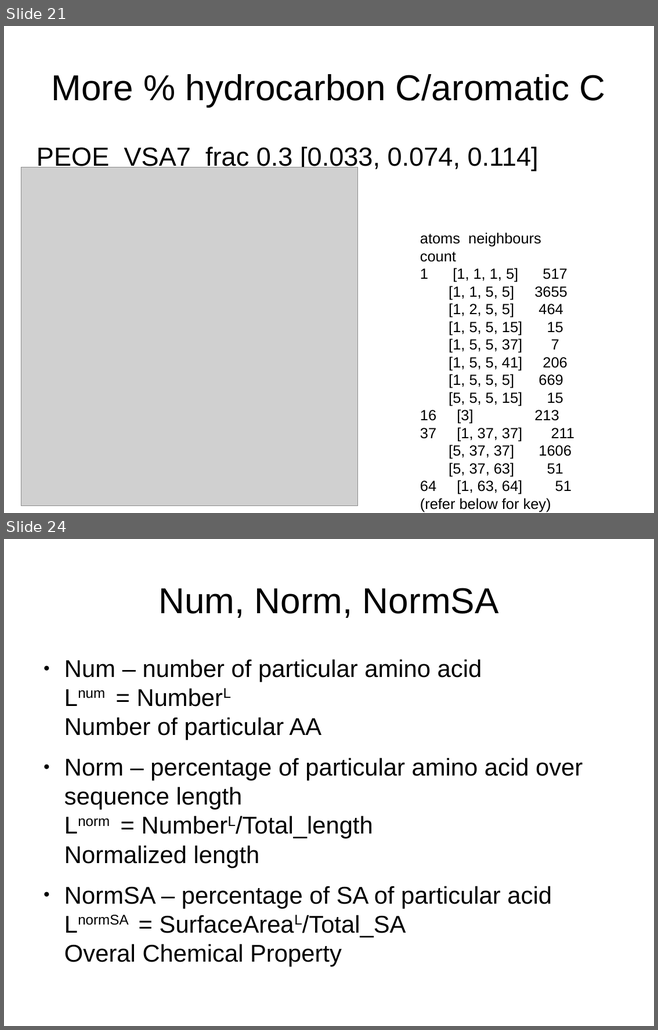
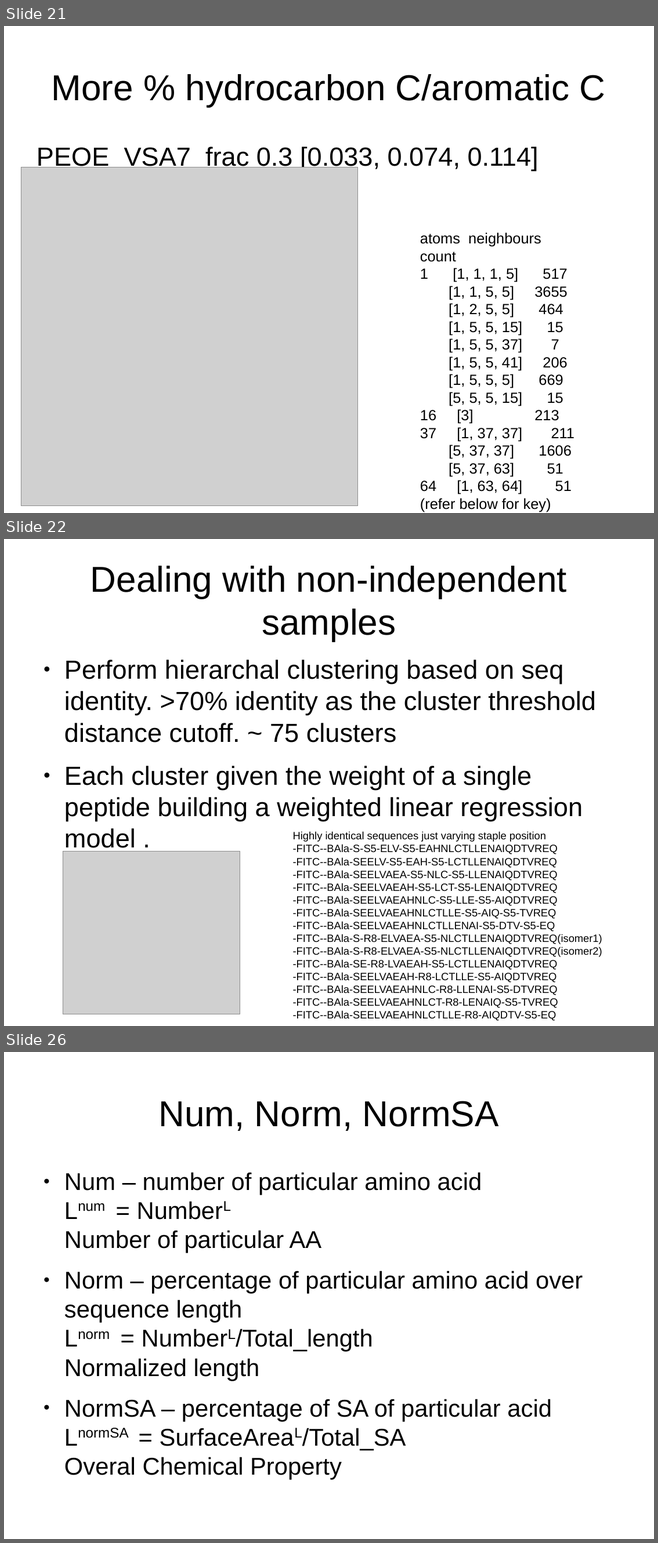
Before and after one commit to leexa90/Projects, a slide deck: toxicity/Final/Permability/all_seq/permaubility slides.odp. Shown one above the other, each under a label of ours: slides 21 and 24 before the commit, slides 21, 22 and 26 after it; the slides between them are not shown. The pictures are 658x1030 and 658x1543 pixels, drawn with LibreOffice and Linux fonts; fonts in the diff are those of the drawing; grey boxes stand for pictures. Boxes give left, top, right and bottom in pixels: in the first picture for what was removed or moved away, otherwise in the second. Text is boxed around its words. In the diff, an @@ line names an element or a change of style, - is before the commit and + after.

```diff
--- a/toxicity/Final/Permability/all_seq/permaubility slides.odp
+++ b/toxicity/Final/Permability/all_seq/permaubility slides.odp
@@ slide 22 added at (x1=4, y1=539, x2=654, y2=1026), background #FFFFFF @@
@@ title added at (x1=90, y1=566, x2=567, y2=642), 44 pt, text #000000 @@
+Dealing with non-independent samples
@@ text added at (x1=64, y1=660, x2=596, y2=853), 32 pt, text #000000 @@
+● Perform hierarchal clustering based on seq identity. >70% identity as the cluster threshold distance cutoff. ~ 75 clusters
+● Each cluster given the weight of a single peptide building a weighted linear regression model .
@@ text added at (x1=293, y1=831, x2=602, y2=1008), 13 pt, text #000000 @@
+Highly identical sequences just varying staple position
+-FITC--BAla-S-S5-ELV-S5-EAHNLCTLLENAIQDTVREQ
+-FITC--BAla-SEELV-S5-EAH-S5-LCTLLENAIQDTVREQ
+-FITC--BAla-SEELVAEA-S5-NLC-S5-LLENAIQDTVREQ
+-FITC--BAla-SEELVAEAH-S5-LCT-S5-LENAIQDTVREQ
+-FITC--BAla-SEELVAEAHNLC-S5-LLE-S5-AIQDTVREQ
+-FITC--BAla-SEELVAEAHNLCTLLE-S5-AIQ-S5-TVREQ
+-FITC--BAla-SEELVAEAHNLCTLLENAI-S5-DTV-S5-EQ
+-FITC--BAla-S-R8-ELVAEA-S5-NLCTLLENAIQDTVREQ(isomer1)
+-FITC--BAla-S-R8-ELVAEA-S5-NLCTLLENAIQDTVREQ(isomer2)
+-FITC--BAla-SE-R8-LVAEAH-S5-LCTLLENAIQDTVREQ
+-FITC--BAla-SEELVAEAH-R8-LCTLLE-S5-AIQDTVREQ
+-FITC--BAla-SEELVAEAHNLC-R8-LLENAI-S5-DTVREQ
+-FITC--BAla-SEELVAEAHNLCT-R8-LENAIQ-S5-TVREQ
+-FITC--BAla-SEELVAEAHNLCTLLE-R8-AIQDTV-S5-EQ
@@ picture added at (x1=63, y1=852, x2=240, y2=1015) @@
@@ what was slide 24 is now slide 26 @@
```
Also in this commit, not shown: 4 slides changed, 4 other slides added, 11 other files.
